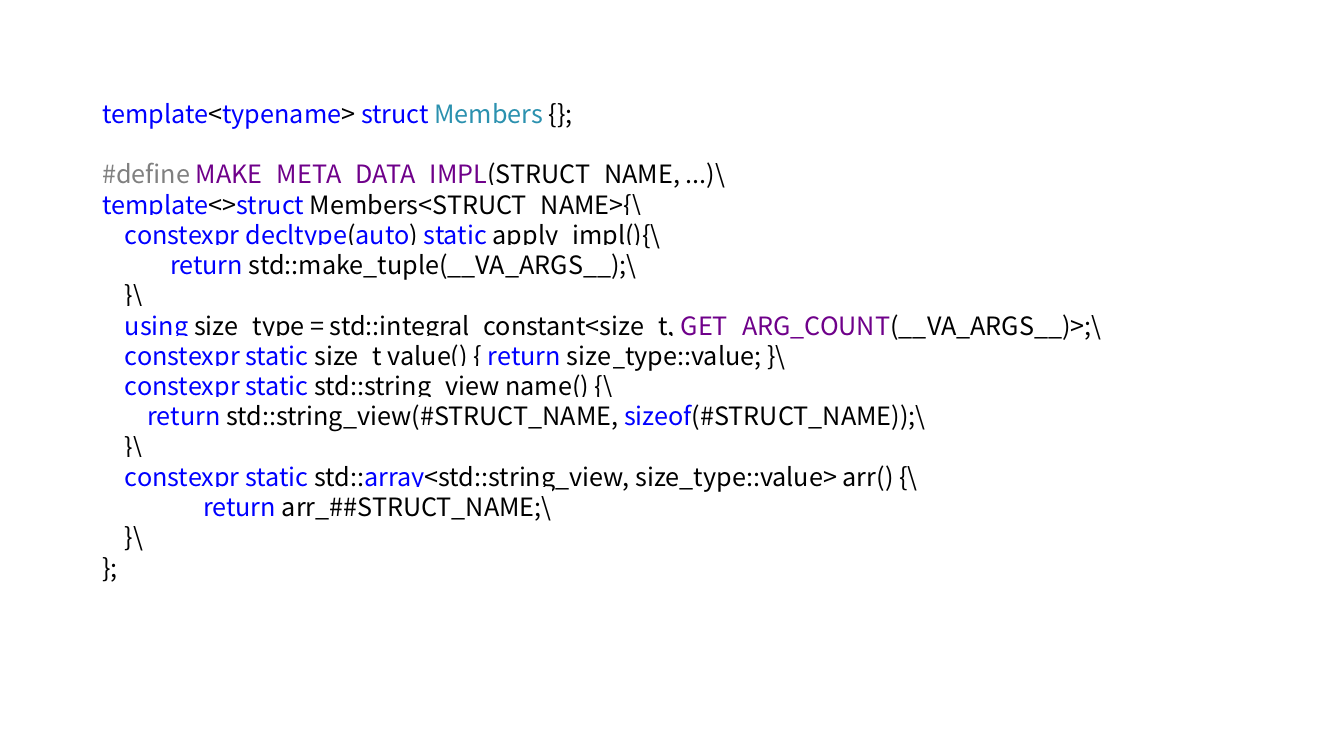
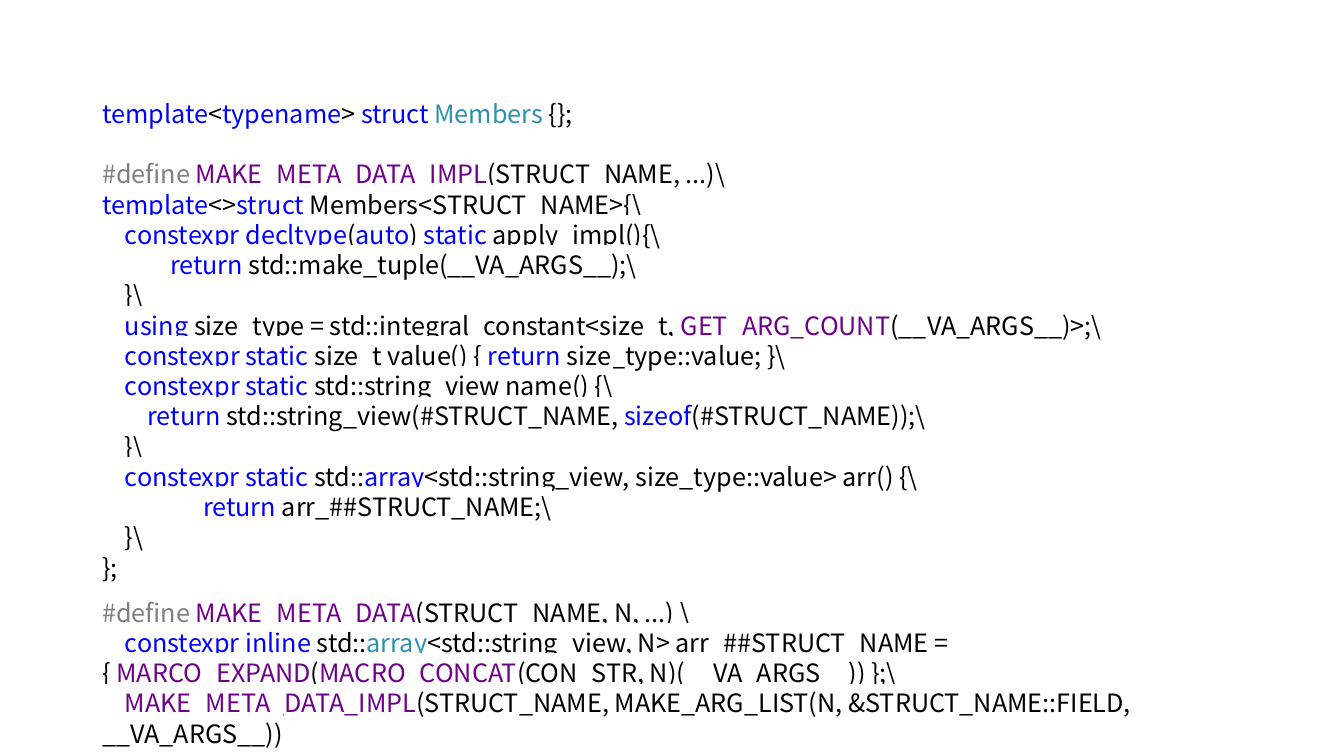
Before and after one commit to qicosmos/cppcon2017, a slide deck: slide 35 of cppcon2017.pptx. Drawn at 1344x756 pixels with LibreOffice and Linux fonts; fonts in the diff are those of the drawing. Boxes give left, top, right and bottom in pixels: in the first picture for what was removed or moved away, otherwise in the second. Text is boxed around its words. In the diff, an @@ line names an element or a change of style, - is before the commit and + after.

Commit message:
add

```diff
--- a/cppcon2017.pptx
+++ b/cppcon2017.pptx
@@ text added at [102,601,1131,717], 18 pt, text #000000 @@
+#define MAKE_META_DATA(STRUCT_NAME, N, ...) \
+constexpr inline std::array<std::string_view, N> arr_##STRUCT_NAME = { MARCO_EXPAND(MACRO_CONCAT(CON_STR, N)(__VA_ARGS__)) };\
+MAKE_META_DATA_IMPL(STRUCT_NAME, MAKE_ARG_LIST(N, &STRUCT_NAME::FIELD, __VA_ARGS__))
```
Also in this commit, not shown: 3 slides added.
